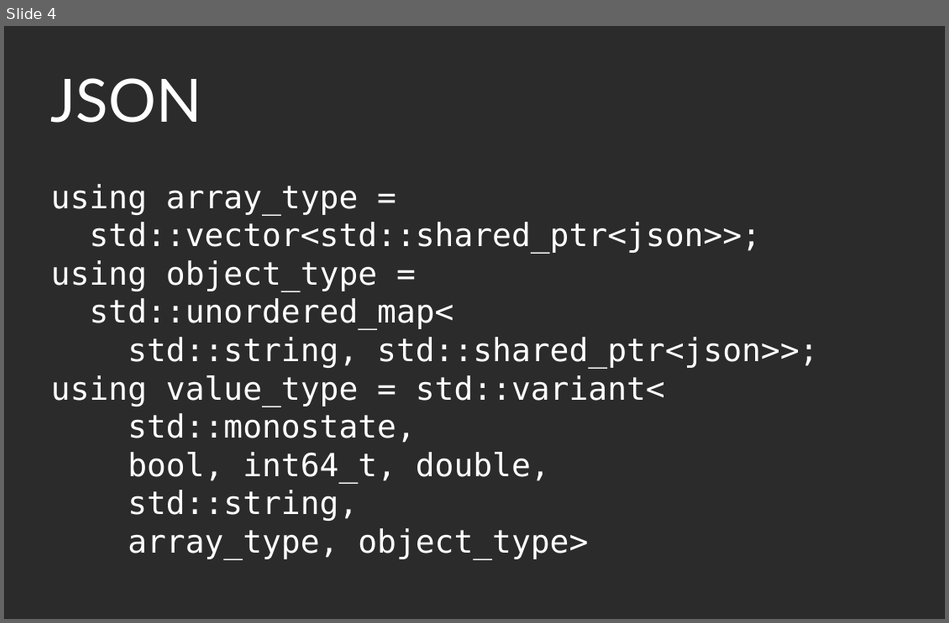
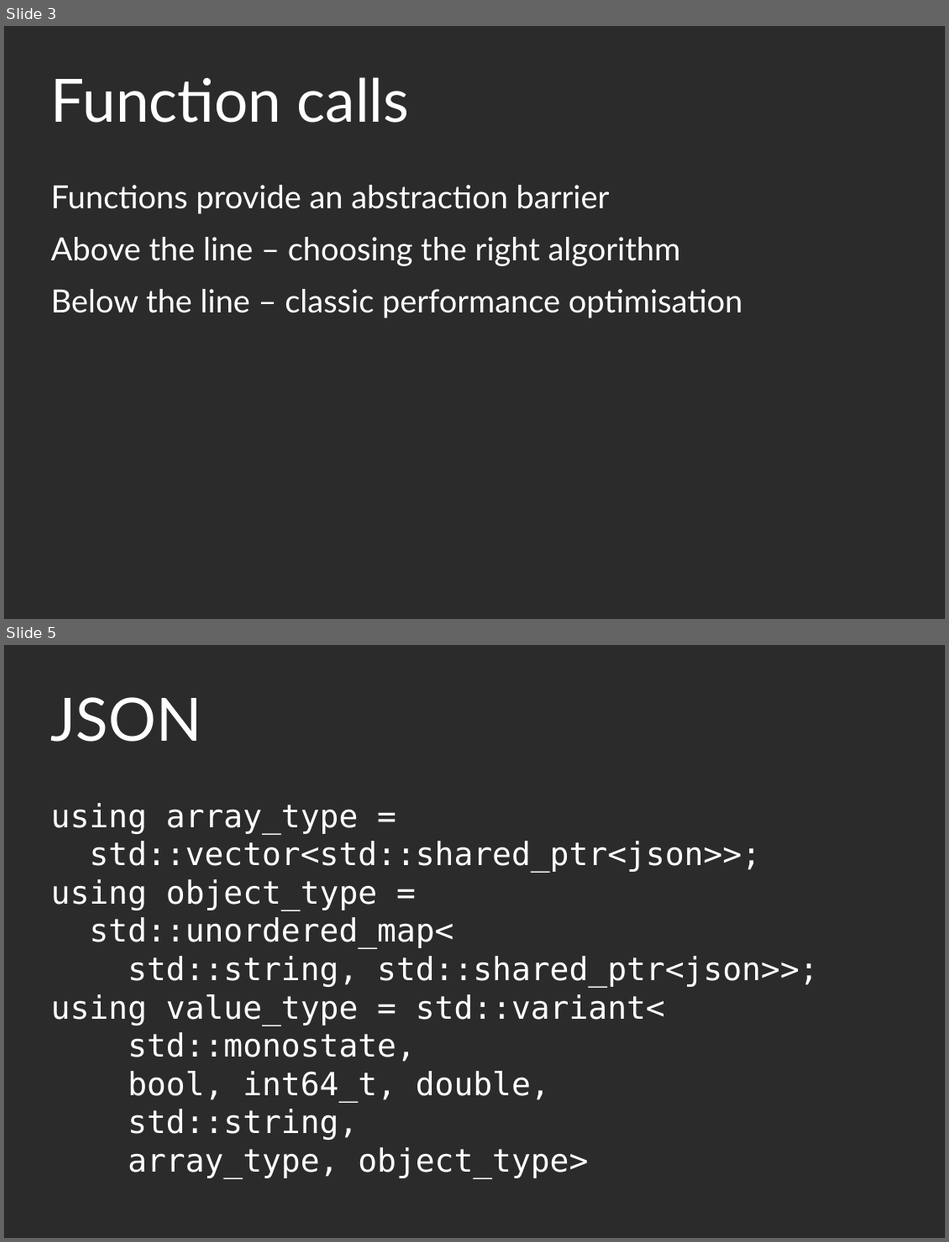
Before and after one commit to KayEss/cpp-designing4performance, a slide deck: slides/Designing APIs For Performance.odp. Shown one above the other, each under a label of ours: slide 4 before the commit, slides 3 and 5 after it; the slides between them are not shown. The pictures are 949x623 and 949x1242 pixels, drawn with LibreOffice and Linux fonts; fonts in the diff are those of the drawing; background and template pictures are left out; a plain dark background stands for a picture behind light text. Boxes give left, top, right and bottom in pixels: in the first picture for what was removed or moved away, otherwise in the second. Text is boxed around its words. In the diff, an @@ line names an element or a change of style, - is before the commit and + after.

```diff
--- a/slides/Designing APIs For Performance.odp
+++ b/slides/Designing APIs For Performance.odp
@@ slide 3 added at (4, 26, 945, 619), background picture (left out) @@
@@ title added at (51, 77, 410, 123), 60 pt, text #FFFFFF @@
+Function calls
@@ text added at (51, 185, 742, 318), 32 pt, text #FFFFFF @@
+Functions provide an abstraction barrier
+Above the line – choosing the right algorithm
+Below the line – classic performance optimisation
@@ what was slide 4 is now slide 5 @@
```
Also in this commit, not shown: 4 slides changed, 3 other slides added, 1 slide removed, 4 other files.
